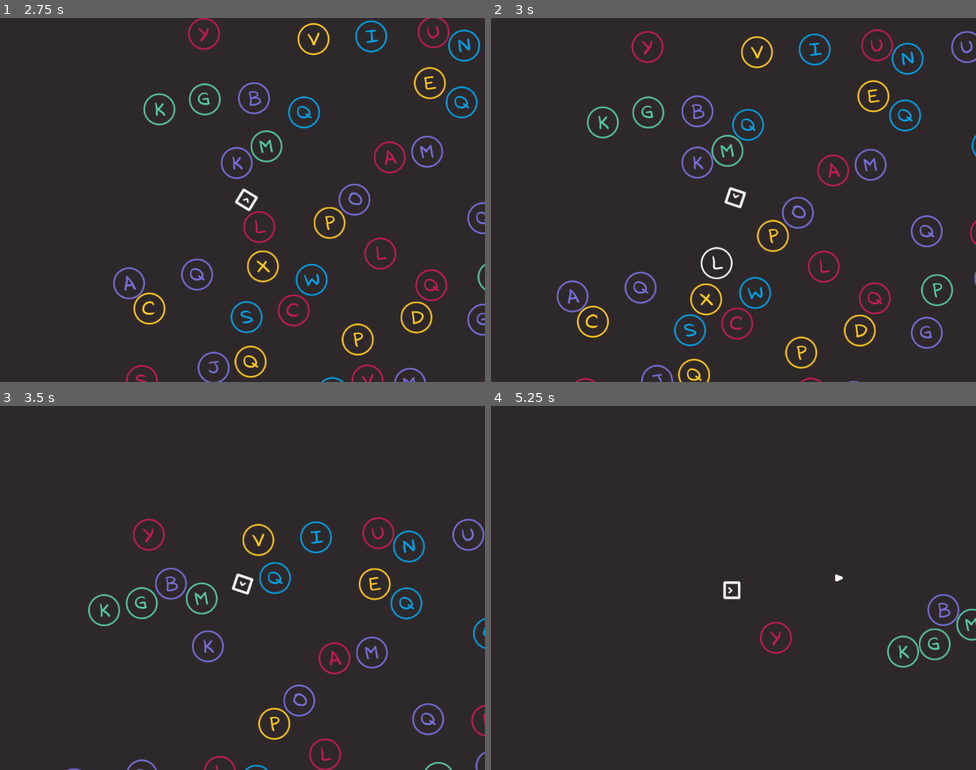
Above: before the commit, frames 1-4 (two rows, left to right).
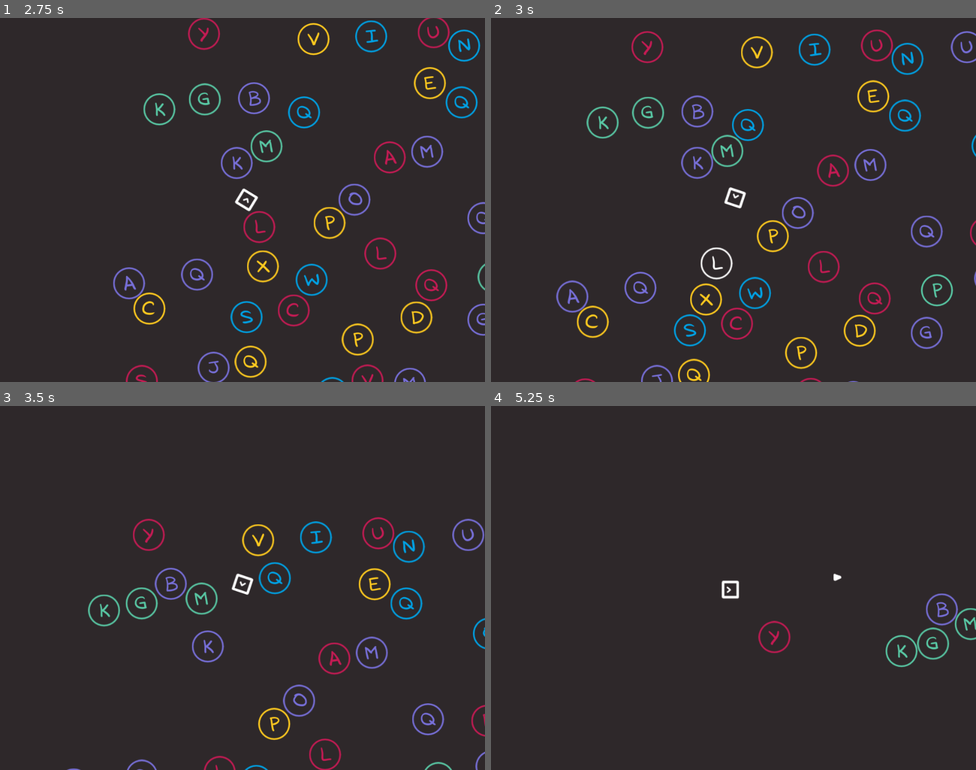
Above: after the commit, the same moments.

Repository: gontzalve/SSLS
Game: Godot game, scene res://scenes/game/main/main.tscn
Same seed, same stepped clock (60 frames per second), same inputs: the game is played once before the commit and once after it.
Inputs (mouse positions are in pixels of both pictures, inside the frame that each line leads up to):
- Up to frame 1 (2.75 s): tap Enter at 0.5 s; move the mouse to (349, 181) at 0.52 s; hold D (move_right) 0.53-1.28 s; click (349, 181) at 0.6 s; tap Space at 1.25 s; move the mouse to (145, 218) at 1.27 s; hold S (move_down) 1.28-2.03 s; tap Mouse wheel up (zoom_in) at 1.35 s; move the mouse to (291, 119) at 2.02 s; hold D (move_right) from 2.03 s (still down); tap Mouse wheel down (zoom_out) at 2.1 s
- Up to frame 2 (3 s): move the mouse to (709, 272) at 2.77 s; release D (move_right) at 2.78 s; hold W (move_up) from 2.78 s (still down); click (709, 272) at 2.85 s
- Up to frame 3 (3.5 s): keep holding W (move_up)
- Up to frame 4 (5.25 s): move the mouse to (879, 642) at 3.52 s; release W (move_up) at 3.53 s; hold A (move_left) 3.53-5.03 s; tap Mouse wheel up (zoom_in) at 3.6 s; move the mouse to (588, 533) at 4.27 s; tap Mouse wheel down (zoom_out) at 4.35 s; move the mouse to (757, 588) at 5.02 s; hold S (move_down) from 5.03 s (still down); click (757, 588) at 5.1 s

Frame 1 is identical in both runs. In frame 2, 2.0% of the frame differs, in the area x 13-100%, y 3-100%; in frame 3, 0.8%; in frame 4, 1.2%.

Commit message:
Implement camera shake

Diff:
--- a/scenes/game/camera/camera_shake.gd
+++ b/scenes/game/camera/camera_shake.gd
@@ -1,11 +1,34 @@
 extends Node2D
 
+@export var camera_2d: Camera2D
+@export var shake_fade: float = 5.0
+@export var max_strength: float = 30.0
 
-# Called when the node enters the scene tree for the first time.
+var current_shake_strength: float = 5.0
+var rng: RandomNumberGenerator = RandomNumberGenerator.new()
+var is_shaking: bool
+
 func _ready() -> void:
-	pass # Replace with function body.
+	is_shaking = false
 
 
-# Called every frame. 'delta' is the elapsed time since the previous frame.
-func _process(_delta: float) -> void:
-	pass
+func _process(delta: float) -> void:
+	if not is_shaking:
+		return
+	_process_shake(delta)
+
+
+func start_shake() -> void:
+	is_shaking = true
+	current_shake_strength = max_strength
+
+
+func _process_shake(delta: float) -> void:
+	if current_shake_strength <= 0:
+		is_shaking = false
+		return
+	var offset_x: float = rng.randf_range(-current_shake_strength, current_shake_strength)
+	var offset_y: float = rng.randf_range(-current_shake_strength, current_shake_strength)
+	var random_offset: Vector2 = Vector2(offset_x, offset_y)
+	camera_2d.offset = random_offset
+	current_shake_strength = lerpf(current_shake_strength, 0, shake_fade * delta)
--- a/scenes/game/camera/game_camera.gd
+++ b/scenes/game/camera/game_camera.gd
@@ -9,6 +9,10 @@
 func _ready() -> void:
 	_inject_dependencies()
 	_connect_to_children_signals()
+
+
+func start_shake() -> void:
+	$CameraShake.start_shake()
 
 
 func _inject_dependencies() -> void:
--- a/scenes/game/camera/game_camera.tscn
+++ b/scenes/game/camera/game_camera.tscn
@@ -11,9 +11,11 @@
 [node name="Camera2D" type="Camera2D" parent="."]
 unique_name_in_owner = true
 
-[node name="CameraShake" type="Node2D" parent="."]
+[node name="CameraShake" type="Node2D" parent="." node_paths=PackedStringArray("camera_2d")]
 unique_name_in_owner = true
 script = ExtResource("2_6tfly")
+camera_2d = NodePath("../Camera2D")
+max_strength = 7.5
 
 [node name="CameraZoom" type="Node2D" parent="." node_paths=PackedStringArray("camera2D")]
 unique_name_in_owner = true
--- a/scenes/game/main/main_controller.gd
+++ b/scenes/game/main/main_controller.gd
@@ -28,6 +28,7 @@
 
 
 func _on_player_shot_fired(spawn_pos: Vector2, direction: Vector2) -> void:
+	game_camera.start_shake()
 	bullet_factory.create_bullet(spawn_pos, direction)
 
 
